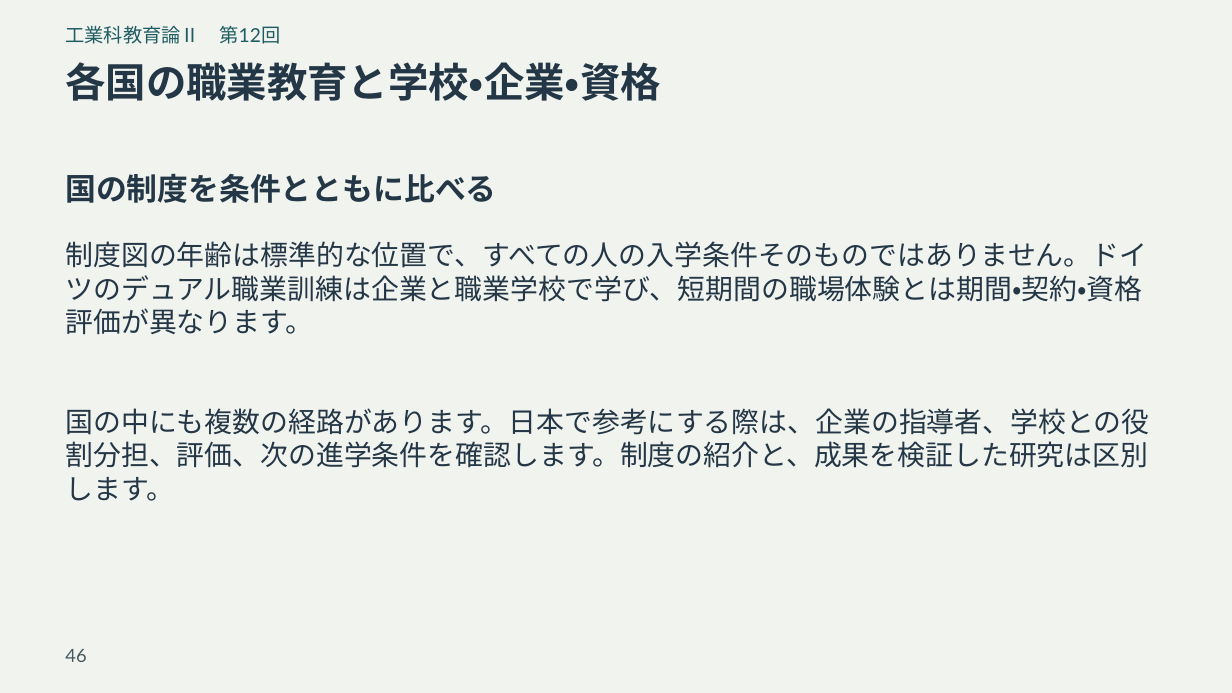
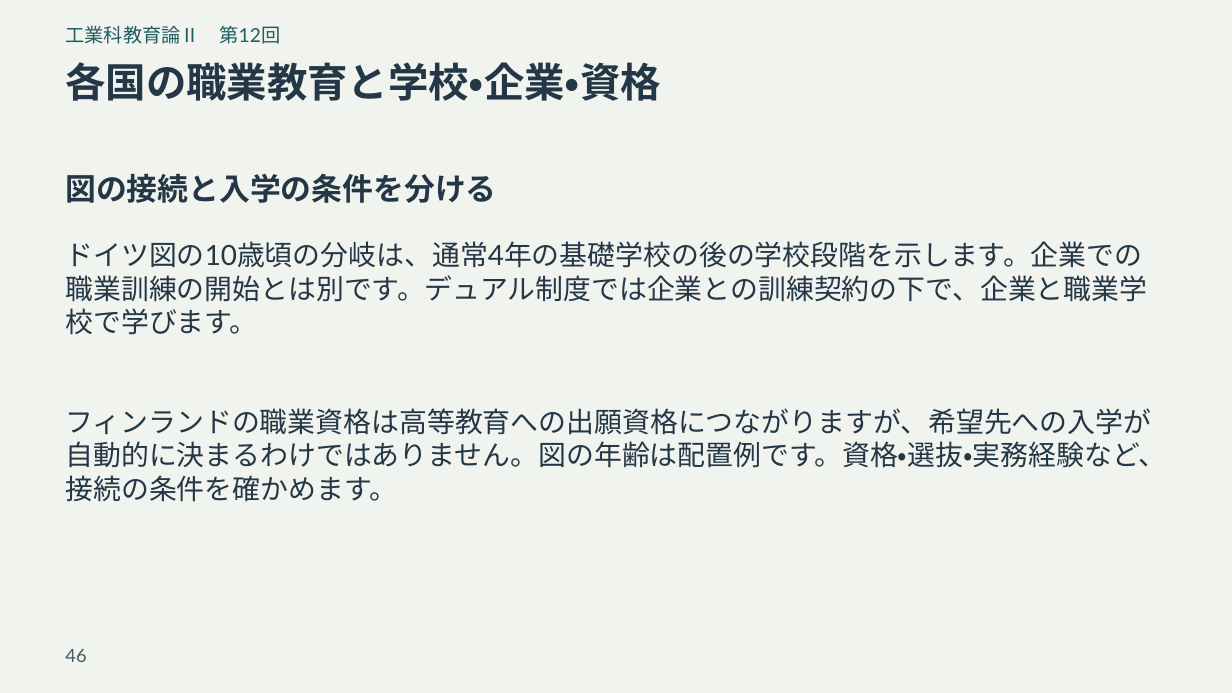
Before and after one commit to zooc-14calbp/industrial-education-ii, a slide deck: slide 46 of reorganized/20261105/expanded/slides.pptx. Drawn at 1232x693 pixels with LibreOffice and Linux fonts; fonts in the diff are those of the drawing. Boxes give left, top, right and bottom in pixels: in the first picture for what was removed or moved away, otherwise in the second. Text is boxed around its words. In the diff, an @@ line names an element or a change of style, - is before the commit and + after.

```diff
--- a/reorganized/20261105/expanded/slides.pptx
+++ b/reorganized/20261105/expanded/slides.pptx
@@ text at [65,174,496,203]: text changed @@
-国の制度を条件とともに比べる
+図の接続と入学の条件を分ける
@@ text at [65,241,1147,335]: text changed @@
-制度図の年齢は標準的な位置で、すべての人の入学条件そのものではありません。ドイツのデュアル職業訓練は企業と職業学校で学び、短期間の職場体験とは期間・契約・資格評価が異なります。
+ドイツ図の10歳頃の分岐は、通常4年の基礎学校の後の学校段階を示します。企業での職業訓練の開始とは別です。デュアル制度では企業との訓練契約の下で、企業と職業学校で学びます。
@@ text at [65,408,1166,502]: text changed @@
-国の中にも複数の経路があります。日本で参考にする際は、企業の指導者、学校との役割分担、評価、次の進学条件を確認します。制度の紹介と、成果を検証した研究は区別します。
+フィンランドの職業資格は高等教育への出願資格につながりますが、希望先への入学が自動的に決まるわけではありません。図の年齢は配置例です。資格・選抜・実務経験など、接続の条件を確かめます。
```
Also in this commit, not shown: 3 other slides changed, 13 other files.
